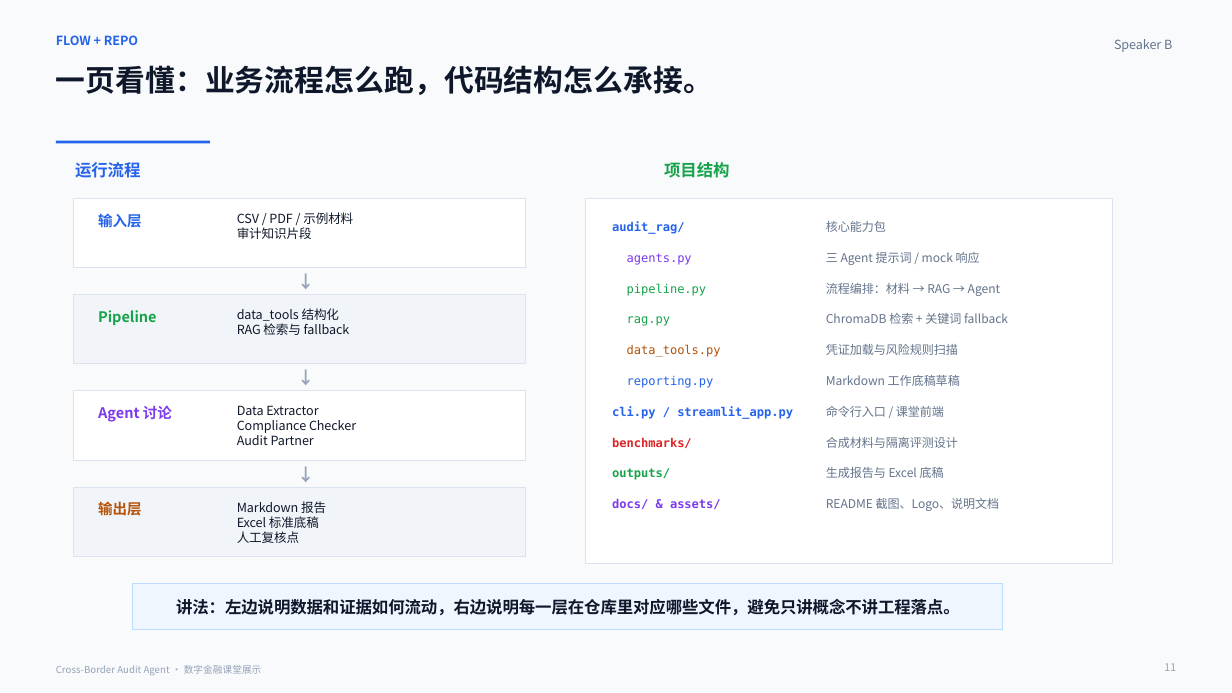
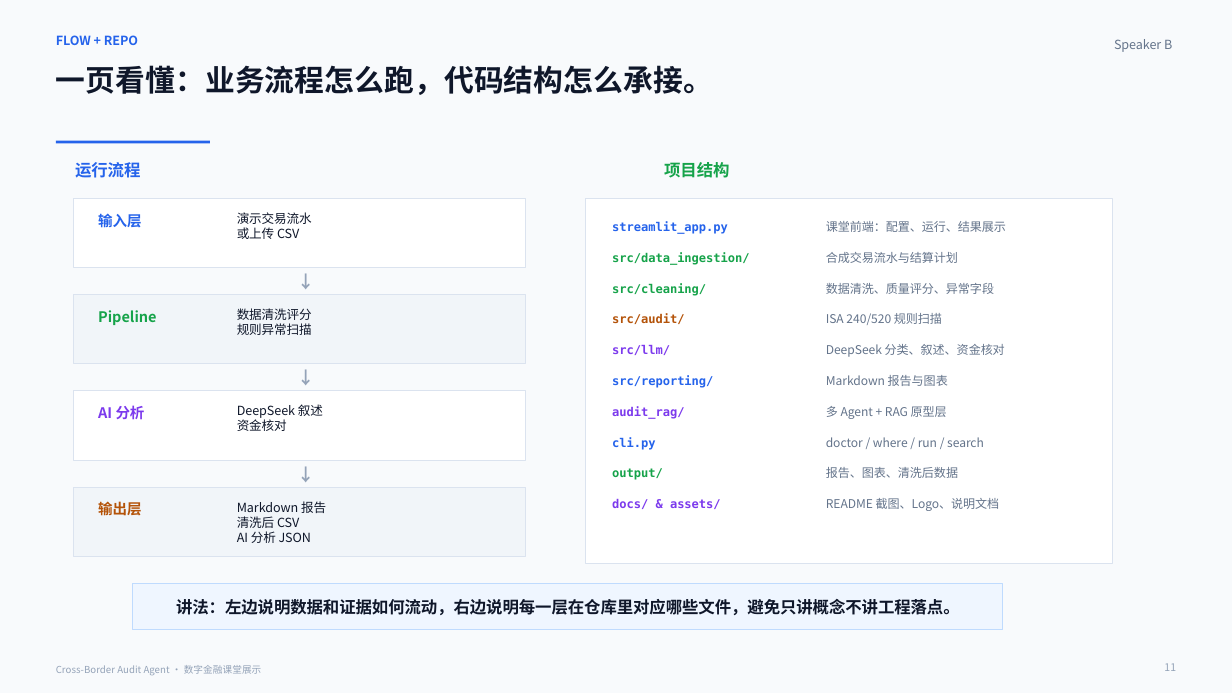
Before and after one commit to wangzichang224-design/cross_border_audit_agent, a slide deck: slide 11 of deliverables/cross-border-audit-agent-class-demo.pptx. Drawn at 1232x693 pixels with LibreOffice and Linux fonts; fonts in the diff are those of the drawing. Boxes give left, top, right and bottom in pixels: in the first picture for what was removed or moved away, otherwise in the second. Text is boxed around its words. In the diff, an @@ line names an element or a change of style, - is before the commit and + after.

Commit message:
docs: restore fund-flow audit demo focus

```diff
--- a/deliverables/cross-border-audit-agent-class-demo.pptx
+++ b/deliverables/cross-border-audit-agent-class-demo.pptx
@@ text at (x1=237, y1=212, x2=312, y2=239): text changed @@
-CSV / PDF / 示例材料
-审计知识片段
+演示交易流水
+或上传 CSV
@@ text at (x1=612, y1=221, x2=728, y2=234): text changed @@
-audit_rag/
+streamlit_app.py
@@ text at (x1=826, y1=221, x2=1006, y2=232): text changed @@
-核心能力包
+课堂前端：配置、运行、结果展示
@@ text at (x1=612, y1=252, x2=750, y2=265): text changed; text colour #7C3AED to #16A34A; bold on @@
-agents.py
+src/data_ingestion/
@@ text at (x1=826, y1=252, x2=958, y2=263): text changed @@
-三 Agent 提示词 / mock 响应
+合成交易流水与结算计划
@@ text at (x1=612, y1=283, x2=706, y2=296): text changed; bold on @@
-pipeline.py
+src/cleaning/
@@ text at (x1=826, y1=283, x2=994, y2=294): text changed @@
-流程编排：材料 → RAG → Agent
+数据清洗、质量评分、异常字段
@@ text at (x1=237, y1=308, x2=312, y2=335): text changed @@
-data_tools 结构化
-RAG 检索与 fallback
+数据清洗评分
+规则异常扫描
@@ text at (x1=612, y1=314, x2=684, y2=324): text changed; text colour #16A34A to #B45309; bold on @@
-rag.py
+src/audit/
@@ text at (x1=826, y1=313, x2=942, y2=325): text changed @@
-ChromaDB 检索 + 关键词 fallback
+ISA 240/520 规则扫描
@@ text at (x1=612, y1=345, x2=670, y2=355): text changed; text colour #B45309 to #7C3AED; bold on @@
-data_tools.py
+src/llm/
@@ text at (x1=826, y1=344, x2=1005, y2=357): text changed @@
-凭证加载与风险规则扫描
+DeepSeek 分类、叙述、资金核对
@@ text at (x1=612, y1=375, x2=713, y2=388): text changed; bold on @@
-reporting.py
+src/reporting/
@@ text at (x1=826, y1=375, x2=948, y2=386): text changed @@
-Markdown 工作底稿草稿
+Markdown 报告与图表
@@ text at (x1=98, y1=405, x2=145, y2=420): text changed @@
-Agent 讨论
+AI 分析
@@ text at (x1=237, y1=404, x2=323, y2=431): text changed @@
-Data Extractor
-Compliance Checker
-Audit Partner
+DeepSeek 叙述
+资金核对
@@ text at (x1=612, y1=406, x2=684, y2=419): text changed; text colour #2563EB to #7C3AED @@
-cli.py / streamlit_app.py
+audit_rag/
@@ text at (x1=826, y1=406, x2=947, y2=419): text changed @@
-命令行入口 / 课堂前端
+多 Agent + RAG 原型层
@@ text at (x1=612, y1=437, x2=655, y2=450): text changed; text colour #DC2626 to #2563EB @@
-benchmarks/
+cli.py
@@ text at (x1=826, y1=437, x2=984, y2=447): text changed @@
-合成材料与隔离评测设计
+doctor / where / run / search
@@ text at (x1=612, y1=468, x2=663, y2=480): text changed @@
-outputs/
+output/
@@ text at (x1=826, y1=467, x2=958, y2=478): text changed @@
-生成报告与 Excel 底稿
+报告、图表、清洗后数据
@@ text at (x1=237, y1=516, x2=311, y2=543): text changed @@
-Excel 标准底稿
-人工复核点
+清洗后 CSV
+AI 分析 JSON
```
Also in this commit, not shown: 8 other slides changed, 13 other files.
